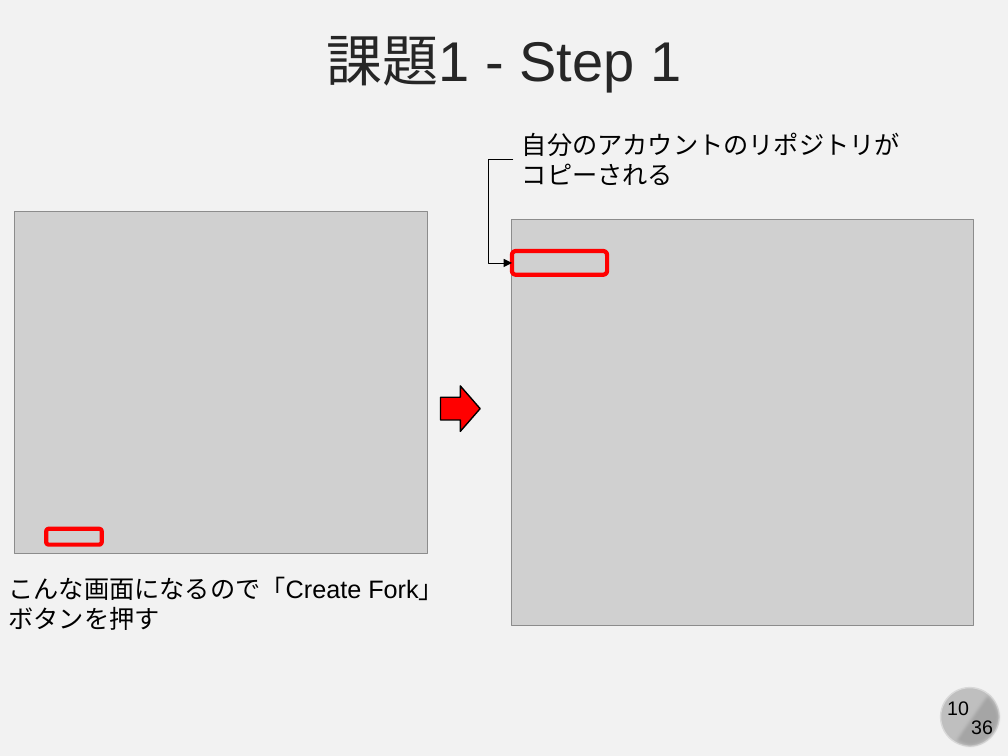
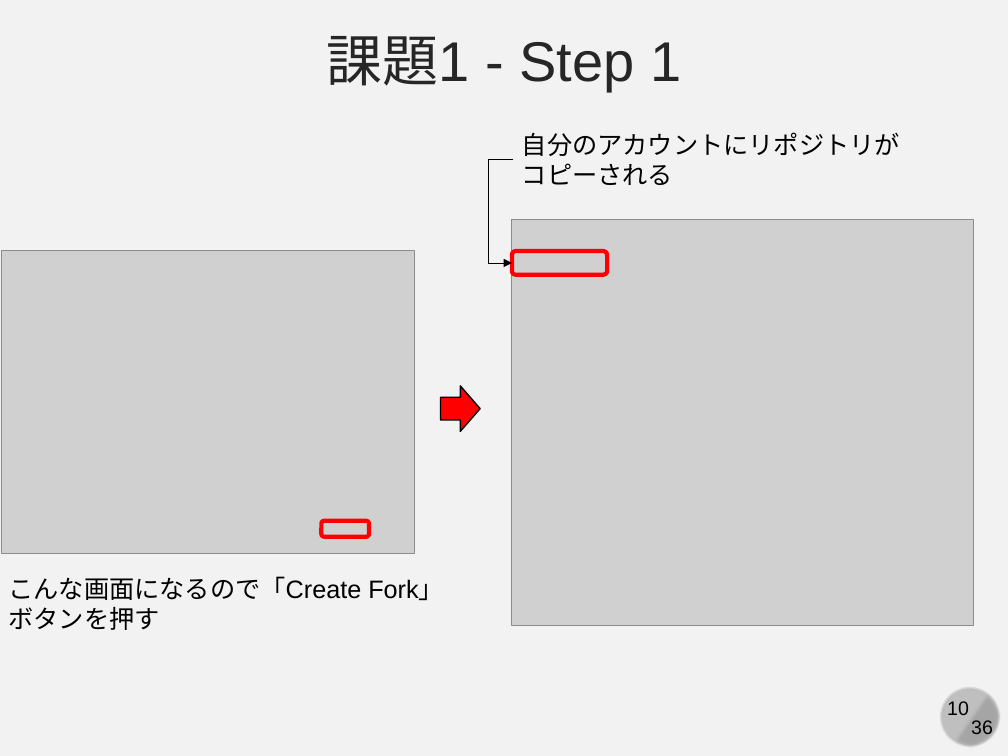
Before and after one commit to kaityo256/github, a slide deck: slide 10 of practice_github_advanced/fig/slide.pptx. Drawn at 1008x756 pixels with LibreOffice and Linux fonts; fonts in the diff are those of the drawing; grey boxes stand for pictures. Boxes give left, top, right and bottom in pixels: in the first picture for what was removed or moved away, otherwise in the second. Text is boxed around its words. In the diff, an @@ line names an element or a change of style, - is before the commit and + after.

```diff
--- a/practice_github_advanced/fig/slide.pptx
+++ b/practice_github_advanced/fig/slide.pptx
@@ text at (522, 132, 900, 156): text changed @@
-自分のアカウントのリポジトリが
+自分のアカウントにリポジトリが
@@ picture: place and size @@
-picture at (14, 212, 426, 554)
+picture at (2, 251, 414, 553)
@@ rounded rectangle: place and size @@
-rounded rectangle at (46, 529, 102, 545)
+rounded rectangle at (322, 521, 369, 537)
```
Also in this commit, not shown: 3 other slides changed.
